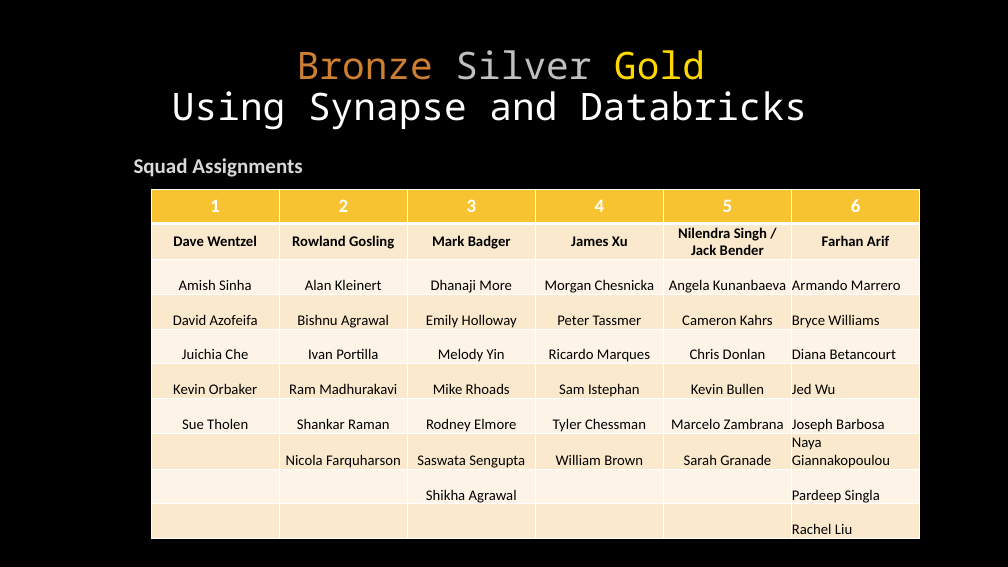
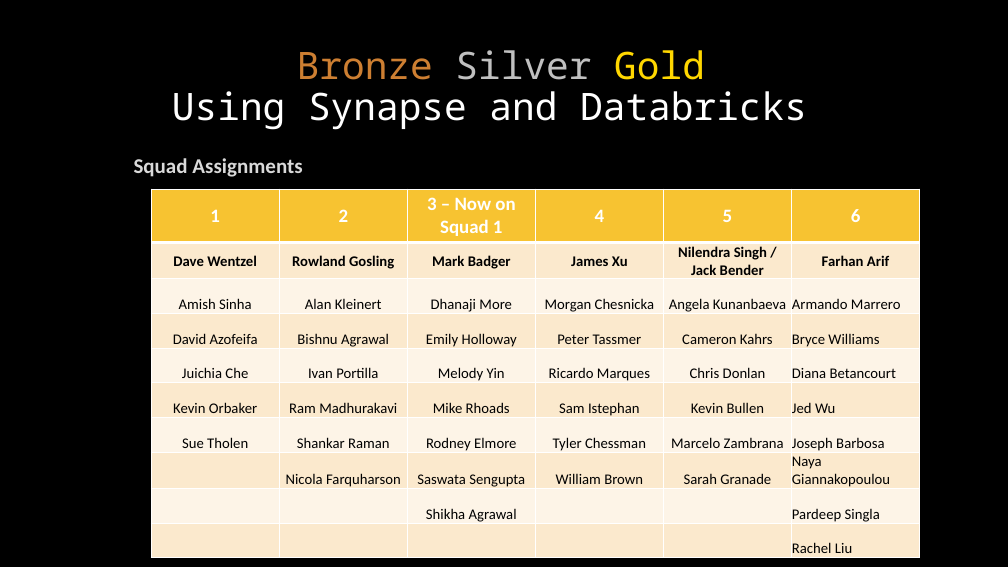
Before and after one commit to microsoft/WhatTheHack, a slide deck: slide 30 of xxx-SynapseAndDatabricks/Coach/Bronze-Silver-Gold.pptx. Drawn at 1008x567 pixels with LibreOffice and Linux fonts; fonts in the diff are those of the drawing. Boxes give left, top, right and bottom in pixels: in the first picture for what was removed or moved away, otherwise in the second. Text is boxed around its words. In the diff, an @@ line names an element or a change of style, - is before the commit and + after.

```diff
--- a/xxx-SynapseAndDatabricks/Coach/Bronze-Silver-Gold.pptx
+++ b/xxx-SynapseAndDatabricks/Coach/Bronze-Silver-Gold.pptx
@@ table at (151,189,918,562) @@
-row 1, column 3: 3
+row 1, column 3: 3 – Now on Squad 1
```
Also in this commit, not shown: 1 other file.
